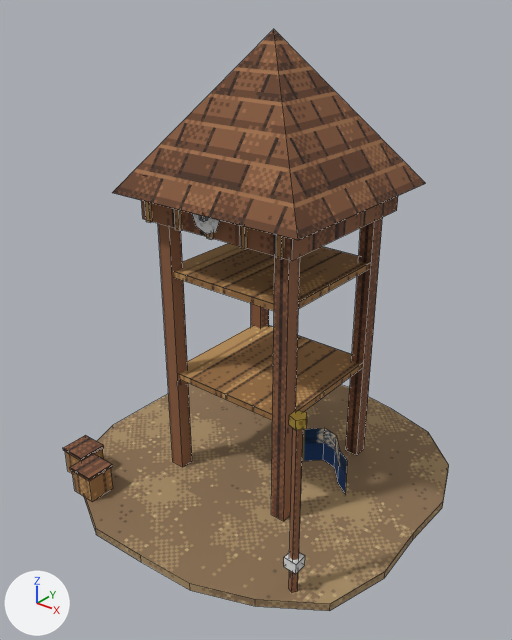
The Blender file art_source/blender/vikings/watch_tower.blend: old version first, new version second.
Both versions are drawn from a camera (50 mm lens) standing at (3.67, -4.72, 4.58) and looking at (0.04, -0.18, 1.76). The lights are fixed; the arrows at lower left show +X, +Y and +Z. The picture after the commit comes second. Mesh edges are drawn as thin lines.

Script lines for the objects in view, before the commit:
```python
me_vikings_watch_tower = bpy.data.meshes.new('vikings_watch_tower')
me_vikings_watch_tower.from_pydata(...)  # 479 vertices, 136 faces; spans x -1.7..1.74, y -1.74..1.78, z 0.0..4.2
# faces by material slot: [21, 41, 45, 6, 5, 4, 6, 8]
me_vikings_watch_tower.materials.append(mat_pe_dirt)  # picture img_pe_dirt
me_vikings_watch_tower.materials.append(mat_pe_wooddark)  # picture img_pe_wooddark
me_vikings_watch_tower.materials.append(mat_pe_woodlight)  # picture img_pe_woodlight
me_vikings_watch_tower.materials.append(mat_team_trim)  # picture img_team_trim
me_vikings_watch_tower.materials.append(mat_pe_iron)  # picture img_pe_iron
me_vikings_watch_tower.materials.append(mat_pe_shingle)  # picture img_pe_shingle
me_vikings_watch_tower.materials.append(mat_pe_gold)  # picture img_pe_gold
me_vikings_watch_tower.materials.append(mat_pe_banner_vikings)  # picture img_banner_vikings_png
ob_vikings_watch_tower = bpy.data.objects.new('vikings_watch_tower', me_vikings_watch_tower)
ob_vikings_watch_tower.location = (0.0, 0.0, 0.0)
```
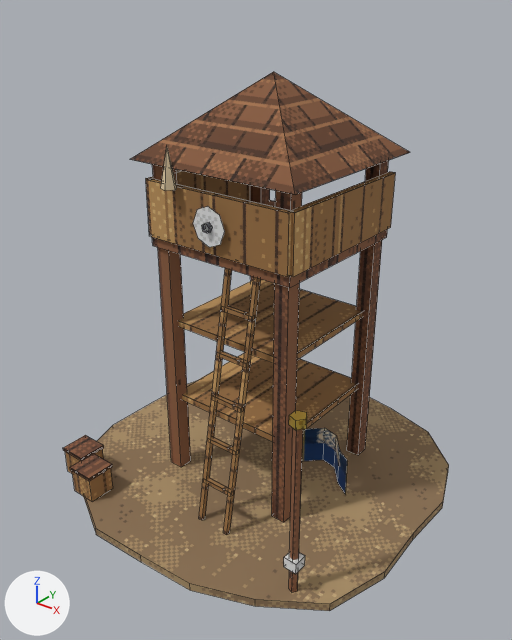
Boxes [x1, y1, x2, y2] around the edits, measured in the pictures (512 x 640 px; the box of a moved part takes in the faces that stretch with it):
'vikings_watch_tower', reshaped (7% shorter)
    before: [63, 29, 449, 611]
    after: [63, 72, 449, 611]
part 1 of me_vikings_watch_tower, moved or reshaped
    before: [192, 213, 220, 234]
    after: [193, 207, 225, 247]
part 2 of me_vikings_watch_tower, moved or reshaped
    before: [199, 215, 209, 221]
    after: [202, 222, 212, 233]
part 3 of me_vikings_watch_tower, rebuilt
    before: [357, 217, 383, 455]
    after: [358, 160, 389, 455]
part 4 of me_vikings_watch_tower, rebuilt
    before: [141, 200, 293, 260]
    after: [146, 180, 289, 277]
part 5 of me_vikings_watch_tower, rebuilt
    before: [158, 223, 183, 467]
    after: [152, 164, 181, 467]
part 6 of me_vikings_watch_tower, rebuilt
    before: [292, 196, 398, 260]
    after: [293, 173, 395, 277]
part 7 of me_vikings_watch_tower, rebuilt
    before: [169, 226, 192, 466]
    after: [169, 169, 191, 467]
part 8 of me_vikings_watch_tower, rebuilt (mostly hidden)
    before: [251, 303, 261, 328]
    after: [250, 185, 261, 281]
part 9 of me_vikings_watch_tower, deleted (brown)
    before: [112, 29, 425, 521]
part 10 of me_vikings_watch_tower, reshaped (brown)
    after: [131, 72, 409, 535]

The edits, one by one:
Picture 'PE_Felt' (img_pe_felt) is new.
Material 'PE_Felt' (mat_pe_felt) is new.
Its texture is img_pe_felt.
Its roughness is 1.0.
me_vikings_watch_tower is used by ob_vikings_watch_tower; location (0.0, 0.0, 0.0).
me_vikings_watch_tower had 479 vertices, 136 faces and spanned x -1.7..1.74, y -1.74..1.78, z 0.0..4.2.
me_vikings_watch_tower now has 570 vertices, 164 faces and spans x -1.7..1.74, y -1.74..1.78, z 0.0..3.88.
me_vikings_watch_tower part 1: the loose piece of 8 vertices spanning x -0.15..0.15, y -0.76, z 2.73..3.03 is scaled about its middle by (1.13, 1, 1.13), then moved by (0.0, 0.03, -0.1).
me_vikings_watch_tower part 2: the loose piece of 10 vertices spanning x -0.03..0.04, y -0.8..-0.76, z 2.85..2.92 is moved by (0.0, 0.03, -0.1).
me_vikings_watch_tower part 3: the loose piece of 4 vertices spanning x 0.71, y 0.67..0.81, z 0.08..3.08 is rebuilt with 4 vertices and now spans x 0.72, y 0.68..0.82, z 0.08..3.28.
me_vikings_watch_tower part 4: the loose piece of 4 vertices spanning x -0.8..0.8, y -0.7, z 2.68..3.08 is rebuilt with 4 vertices and now spans x -0.75..0.75, y -0.68, z 2.53..3.03, in mat_pe_woodlight (picture img_pe_woodlight).
me_vikings_watch_tower part 5: the loose piece of 4 vertices spanning x -0.71..-0.57, y -0.61, z 0.08..3.08 is rebuilt with 4 vertices and now spans x -0.72..-0.58, y -0.62, z 0.08..3.28.
me_vikings_watch_tower part 6: the loose piece of 4 vertices spanning x 0.8, y -0.7..0.9, z 2.68..3.08 is rebuilt with 4 vertices and now spans x 0.78, y -0.65..0.85, z 2.53..3.03, in mat_pe_woodlight (picture img_pe_woodlight).
me_vikings_watch_tower part 7: the loose piece of 4 vertices spanning x -0.57, y -0.61..-0.47, z 0.08..3.08 is rebuilt with 4 vertices and now spans x -0.58, y -0.62..-0.48, z 0.08..3.28.
me_vikings_watch_tower part 8: the loose piece of 4 vertices spanning x -0.71..-0.57, y 0.67, z 0.08..3.08 is rebuilt with 4 vertices and now spans x -0.72..-0.58, y 0.68, z 0.08..3.28.
me_vikings_watch_tower part 9: 47 loose pieces with 184 vertices, spanning x -0.97..0.97, y -0.87..1.07, z 0.08..4.2, are deleted.
me_vikings_watch_tower part 10: 8 vertices removed from x -0.8..0.8, y -0.7..0.9, z 2.68..3.08; 283 vertices added at x -0.85..0.85, y -1.07..0.95, z 0.08..3.88.
Other edits to the shape of me_vikings_watch_tower do not show in these pictures.
me_vikings_watch_tower gains material mat_pe_felt (picture img_pe_felt).
